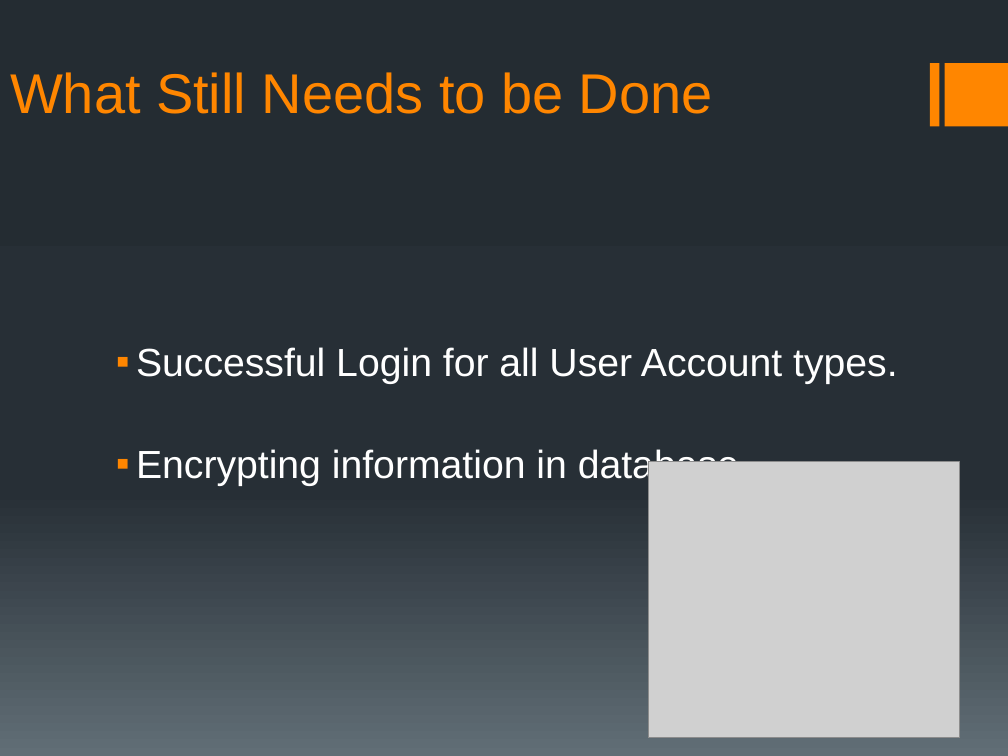
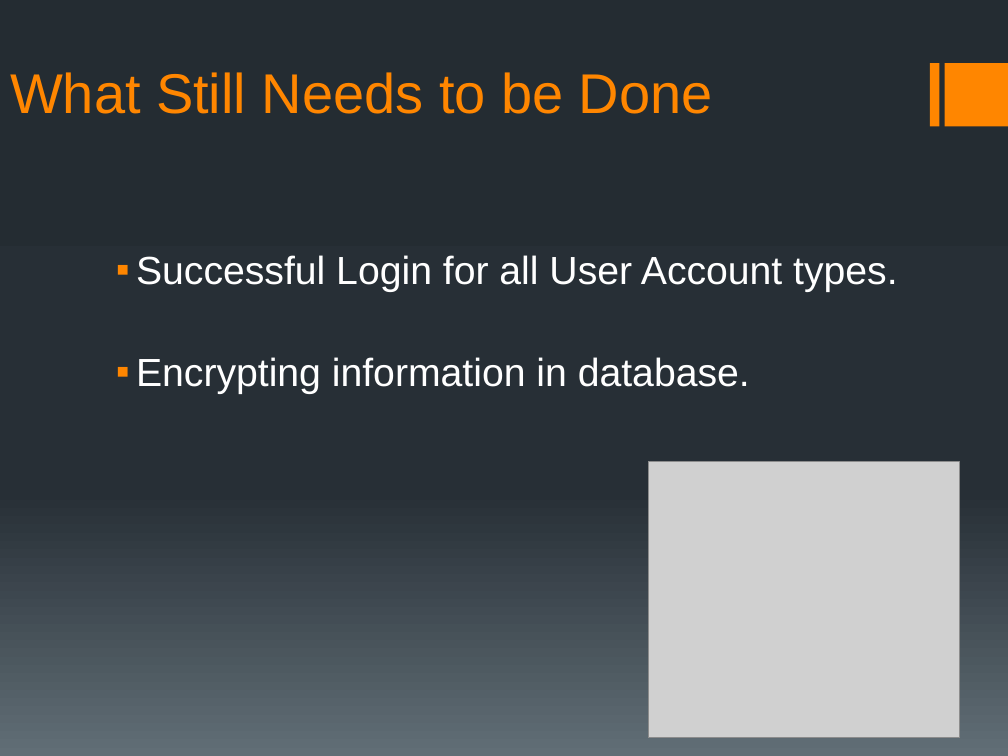
Before and after one commit to rmkane/semrs, a slide deck: slide 8 of MidTerm/Midterm_presentation_SEMRS.pptx. Drawn at 1008x756 pixels with LibreOffice and Linux fonts; fonts in the diff are those of the drawing; grey boxes stand for pictures. Boxes give left, top, right and bottom in pixels: in the first picture for what was removed or moved away, otherwise in the second. Text is boxed around its words. In the diff, an @@ line names an element or a change of style, - is before the commit and + after.

```diff
--- a/MidTerm/Midterm_presentation_SEMRS.pptx
+++ b/MidTerm/Midterm_presentation_SEMRS.pptx
@@ text "Successful Login for all User ...": place and size @@
-text "Successful Login for all User ..." at [136,347,897,486]
+text "Successful Login for all User ..." at [136,255,897,394]
```
Also in this commit, not shown: 4 other slides changed.
